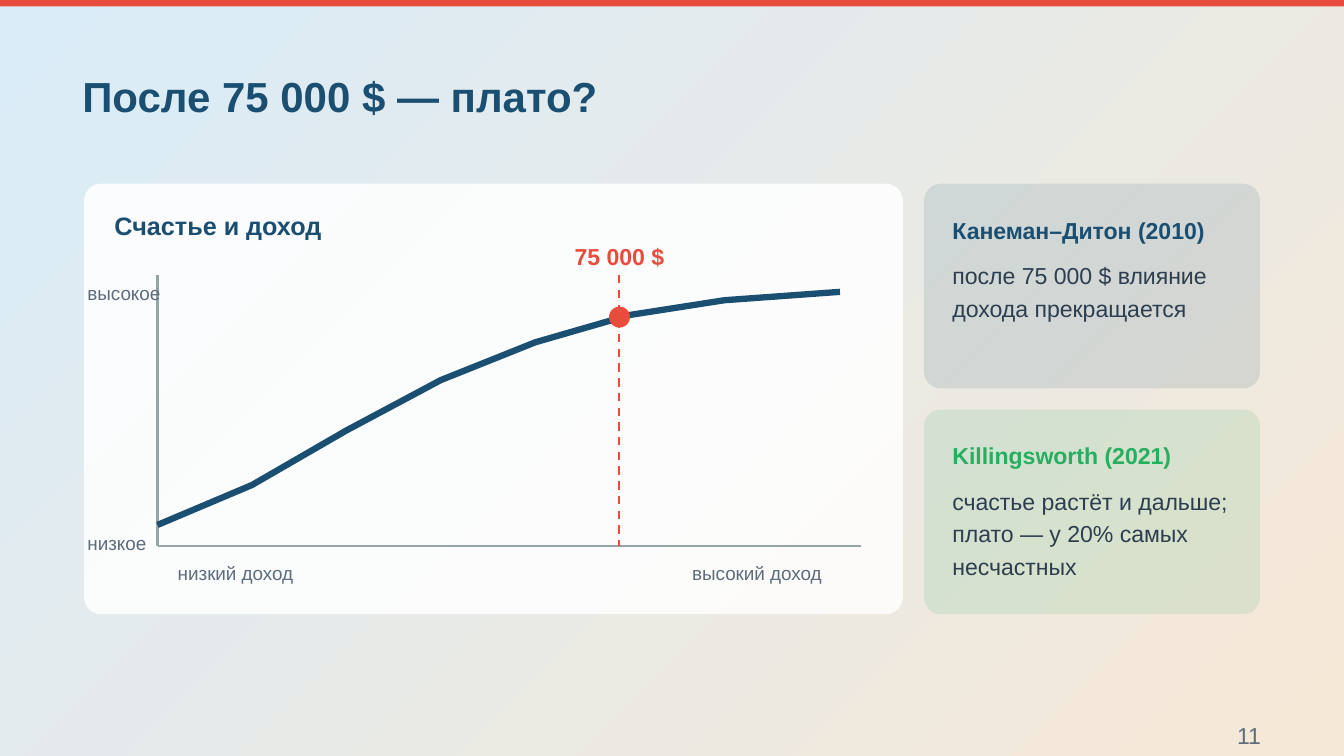
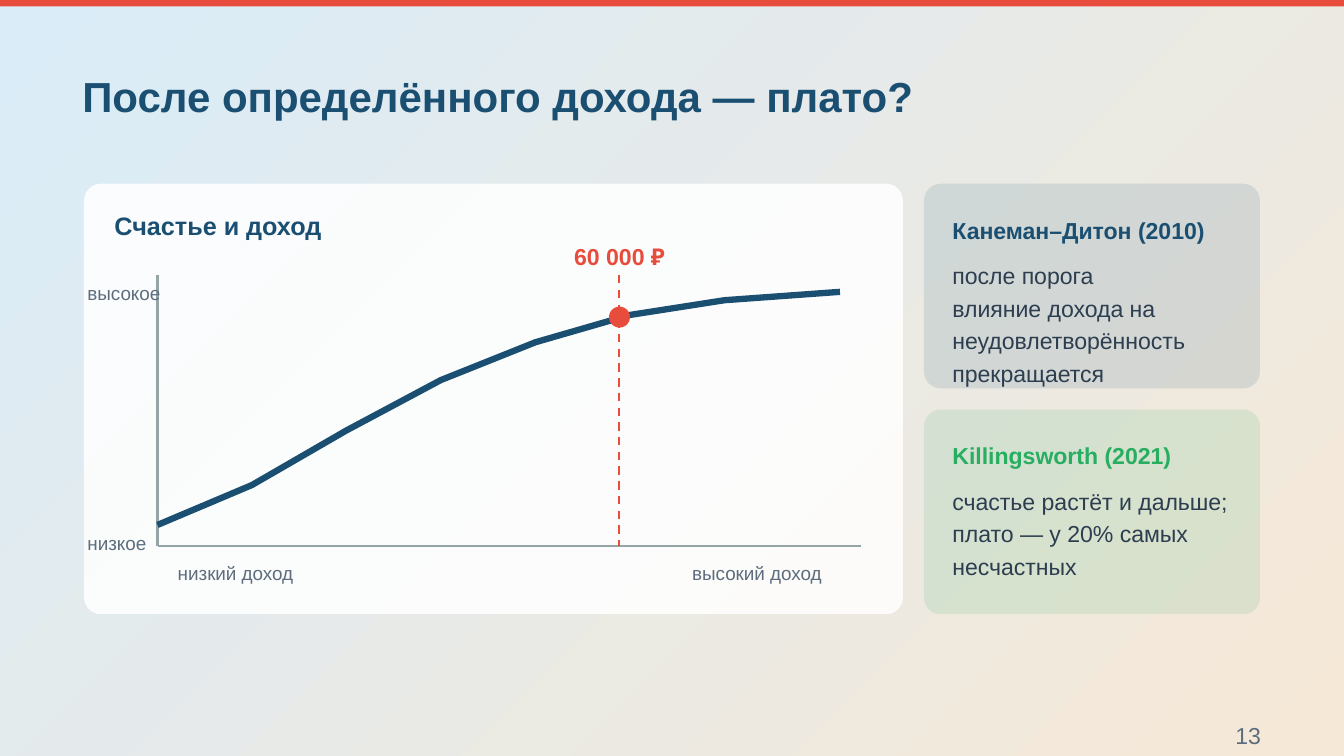
Before and after one commit to Pavel1778/Presentation-happy, a slide deck: slide 13 of Konceptsiya_schastya.pptx (slide 11 before the commit). Drawn at 1344x756 pixels with LibreOffice and Linux fonts; fonts in the diff are those of the drawing; background and template pictures are left out. Boxes give left, top, right and bottom in pixels: in the first picture for what was removed or moved away, otherwise in the second. Text is boxed around its words. In the diff, an @@ line names an element or a change of style, - is before the commit and + after.

```diff
--- a/Konceptsiya_schastya.pptx
+++ b/Konceptsiya_schastya.pptx
@@ text at bbox=[82, 82, 913, 121]: text changed @@
-После 75 000 $ — плато?
+После определённого дохода — плато?
@@ text at bbox=[574, 249, 644, 265]: text changed @@
-75 000 $
+60 000 ₽
@@ text at bbox=[952, 271, 1185, 387]: text changed @@
-после 75 000 $ влияние
-дохода прекращается
+после порога
+влияние дохода на
+неудовлетворённость
+прекращается
@@ text at bbox=[1235, 728, 1261, 744]: text changed @@
-11
+13
```
Also in this commit, not shown: 9 other slides changed, 2 slides added, 53 other files.
